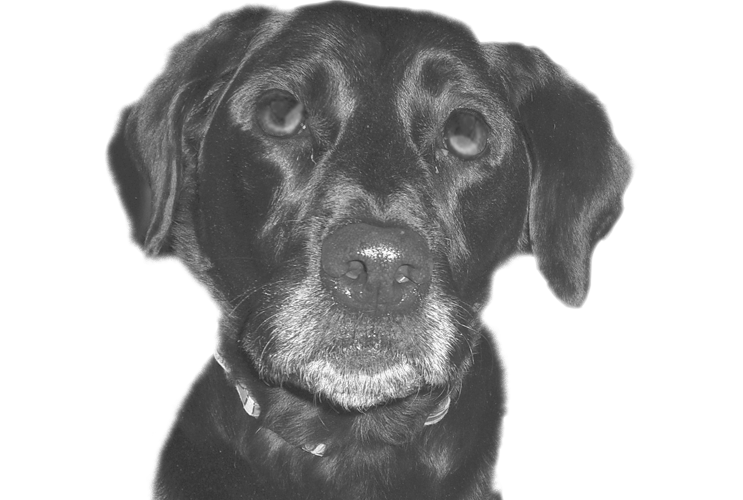
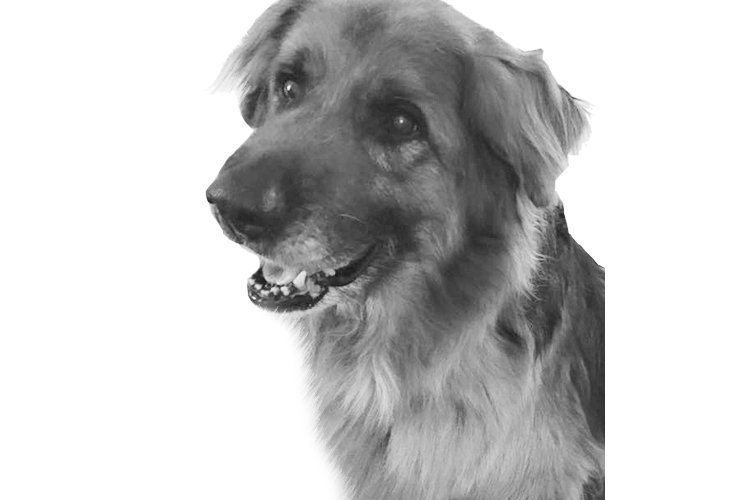
Before/after of a 743 x 500 layered artwork. What changed in the layer stack:
added layer "Layer 20" above "Layer 16" over [204, 0, 605, 500]
hid "Layer 17 copy" over [104, 0, 637, 500]
